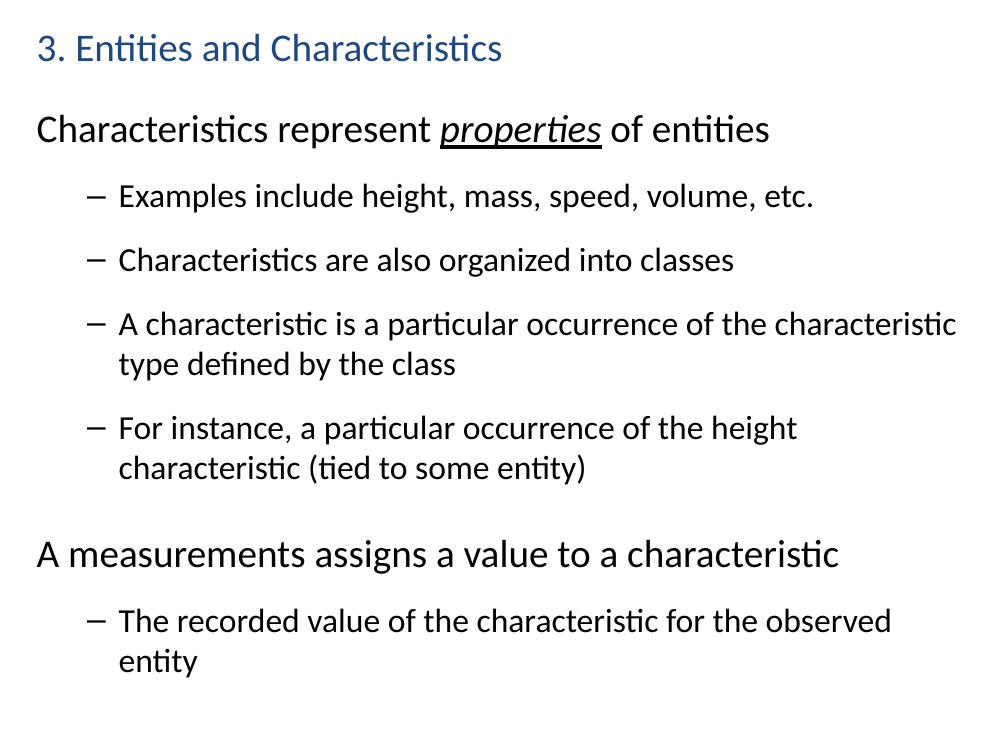
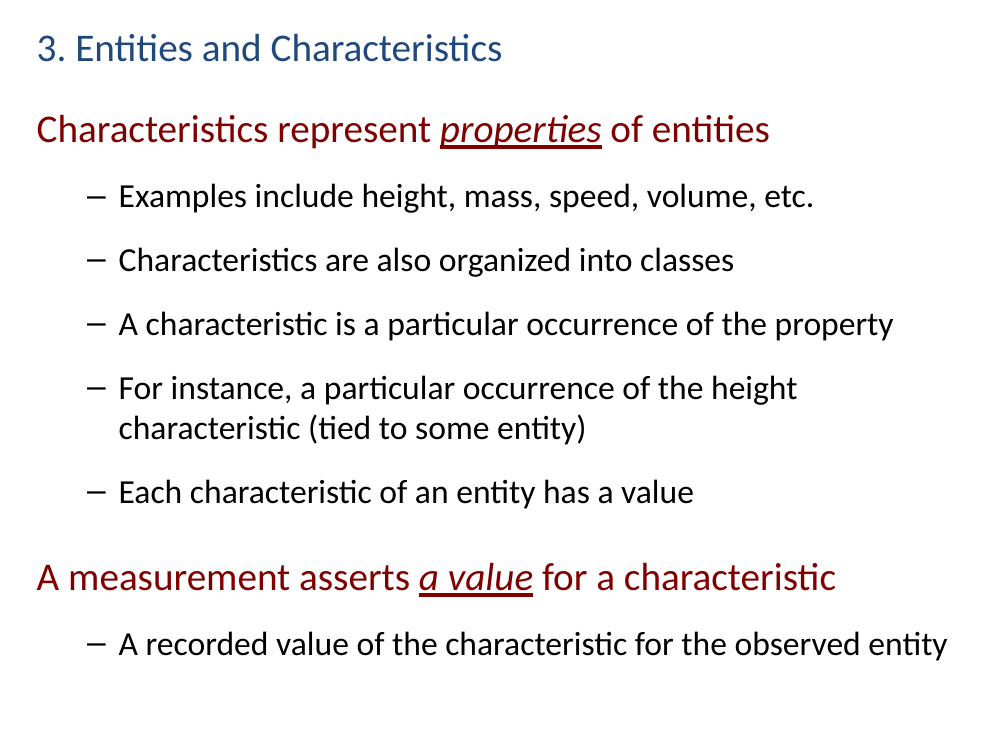
Before and after one commit to NCEAS/semtools, a slide deck: slide 8 of dev/oboe/docs/oboe-design-patterns.pptx (slide 7 before the commit). Drawn at 1008x756 pixels with LibreOffice and Linux fonts; fonts in the diff are those of the drawing. Boxes give left, top, right and bottom in pixels: in the first picture for what was removed or moved away, otherwise in the second. Text is boxed around its words. In the diff, an @@ line names an element or a change of style, - is before the commit and + after.

```diff
--- a/dev/oboe/docs/oboe-design-patterns.pptx
+++ b/dev/oboe/docs/oboe-design-patterns.pptx
@@ text at [37,114,797,445]: text colour #000000 to #800000 in "Characteristics represent properties of entities"; less space between paragraphs @@
@@ text at [119,311,894,341]: text changed @@
-  – A characteristic is a particular occurrence of the characteristic type defined by the class
+  – A characteristic is a particular occurrence of the property
@@ text at [37,479,947,661]: text changed @@
-A measurements assigns a value to a characteristic
-  – The recorded value of the characteristic for the observed entity
+  – Each characteristic of an entity has a value
+A measurement asserts a value for a characteristic
+  – A recorded value of the characteristic for the observed entity
```
Also in this commit, not shown: 8 other slides changed, 7 slides added, 2 slides removed.
